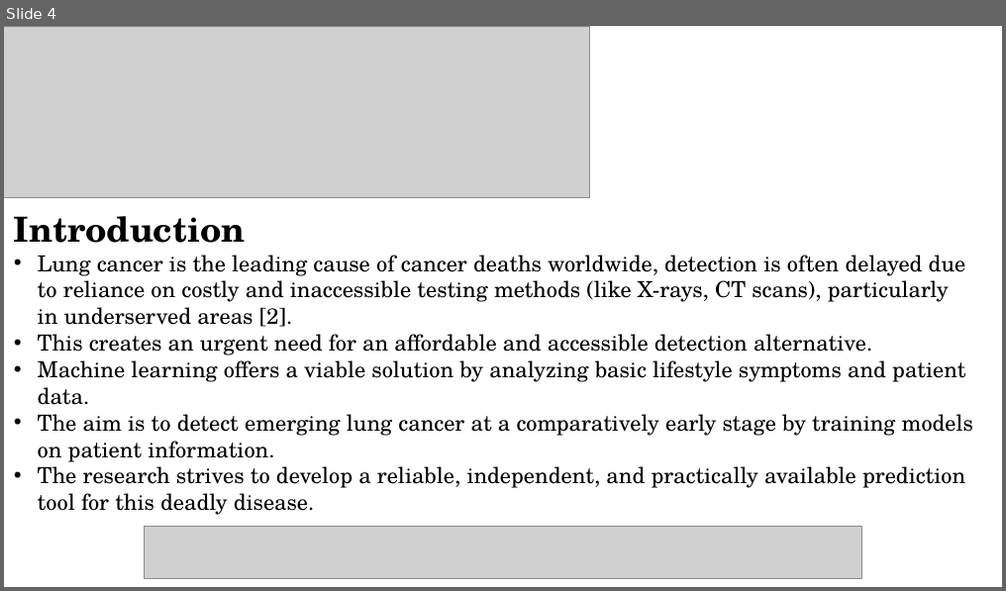
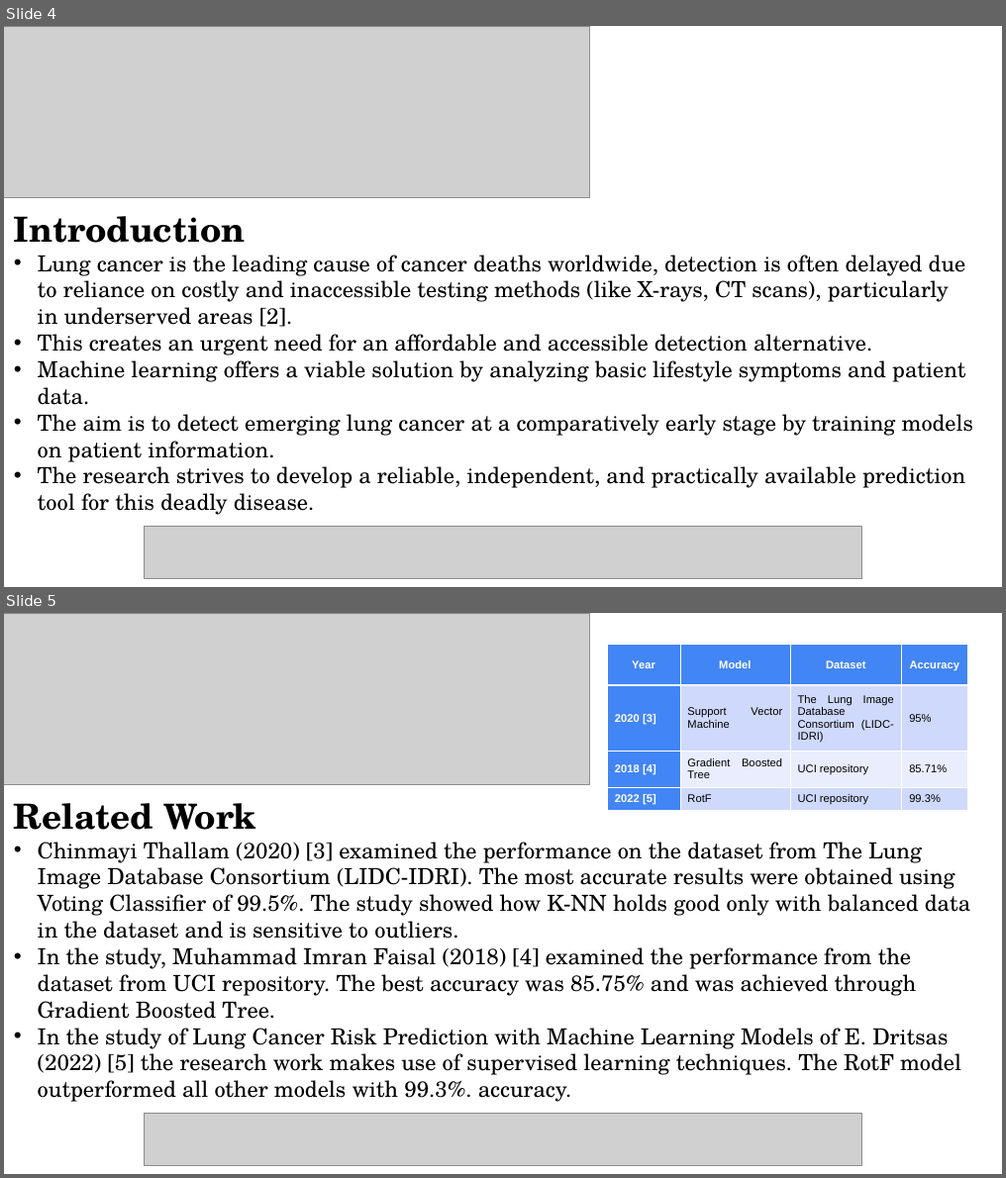
Before and after one commit to aadipoddar/Lung-Cancer-ML, a slide deck: Paper Presentation Template_NMITCON2025[1].ppt. Shown one above the other, each under a label of ours: slide 4 before the commit, slides 4 and 5 after it. The pictures are 1006x591 and 1006x1178 pixels, drawn with LibreOffice and Linux fonts; fonts in the diff are those of the drawing; grey boxes stand for pictures. Boxes give left, top, right and bottom in pixels: in the first picture for what was removed or moved away, otherwise in the second. Text is boxed around its words. In the diff, an @@ line names an element or a change of style, - is before the commit and + after.

```diff
--- a/Paper Presentation Template_NMITCON2025[1].ppt
+++ b/Paper Presentation Template_NMITCON2025[1].ppt
@@ slide 5 added at (4,613,1002,1174), background #FFFFFF @@
@@ picture added at (4,613,590,784) @@
@@ table added at (608,644,968,808), 4 rows, 4 columns @@
+Year | Model | Dataset | Accuracy
+2020 [3] | Support Vector Machine | The Lung Image Database Consortium (LIDC-IDRI) | 95%
+2018 [4] | Gradient Boosted Tree | UCI repository | 85.71%
+2022 [5] | RotF | UCI repository | 99.3%
@@ text added at (14,803,970,1102), 16 pt, text #000000 @@
+Related Work
+• Chinmayi Thallam (2020) [3] examined the performance on the dataset from The Lung Image Database Consortium (LIDC-IDRI). The most accurate results were obtained using Voting Classifier of 99.5%. The study showed how K-NN holds good only with balanced data in the dataset and is sensitive to outliers.
+• In the study, Muhammad Imran Faisal (2018) [4] examined the performance from the dataset from UCI repository. The best accuracy was 85.75% and was achieved through Gradient Boosted Tree.
+• In the study of Lung Cancer Risk Prediction with Machine Learning Models of E. Dritsas (2022) [5] the research work makes use of supervised learning techniques. The RotF model outperformed all other models with 99.3%. accuracy.
@@ picture added at (145,1113,862,1165) @@
```
Also in this commit, not shown: 5 slides changed, 4 other slides added, 1 other file.
